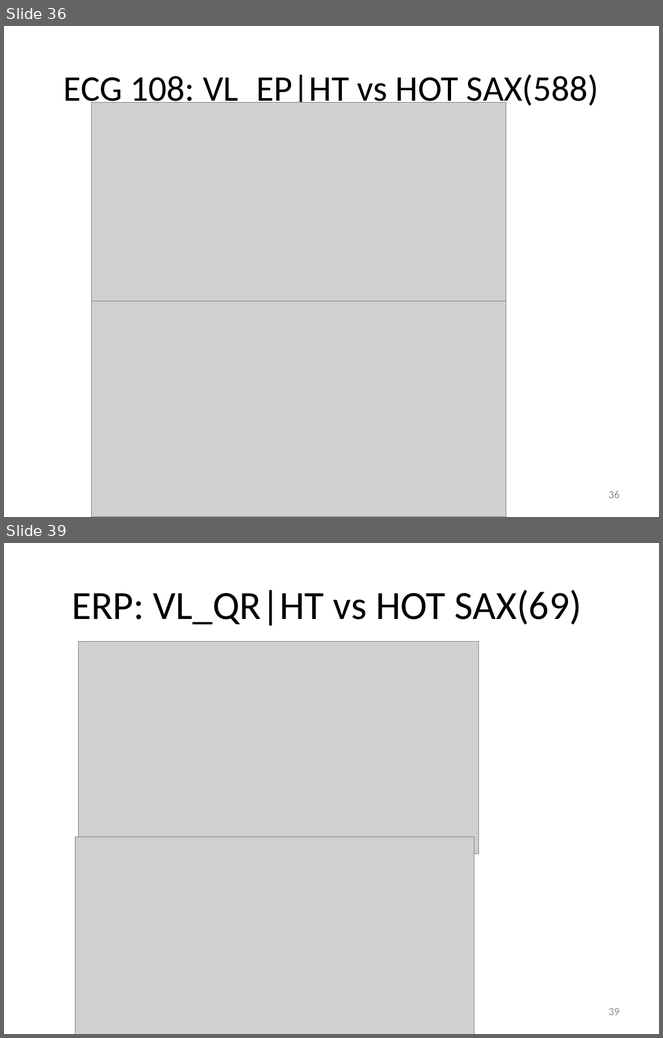
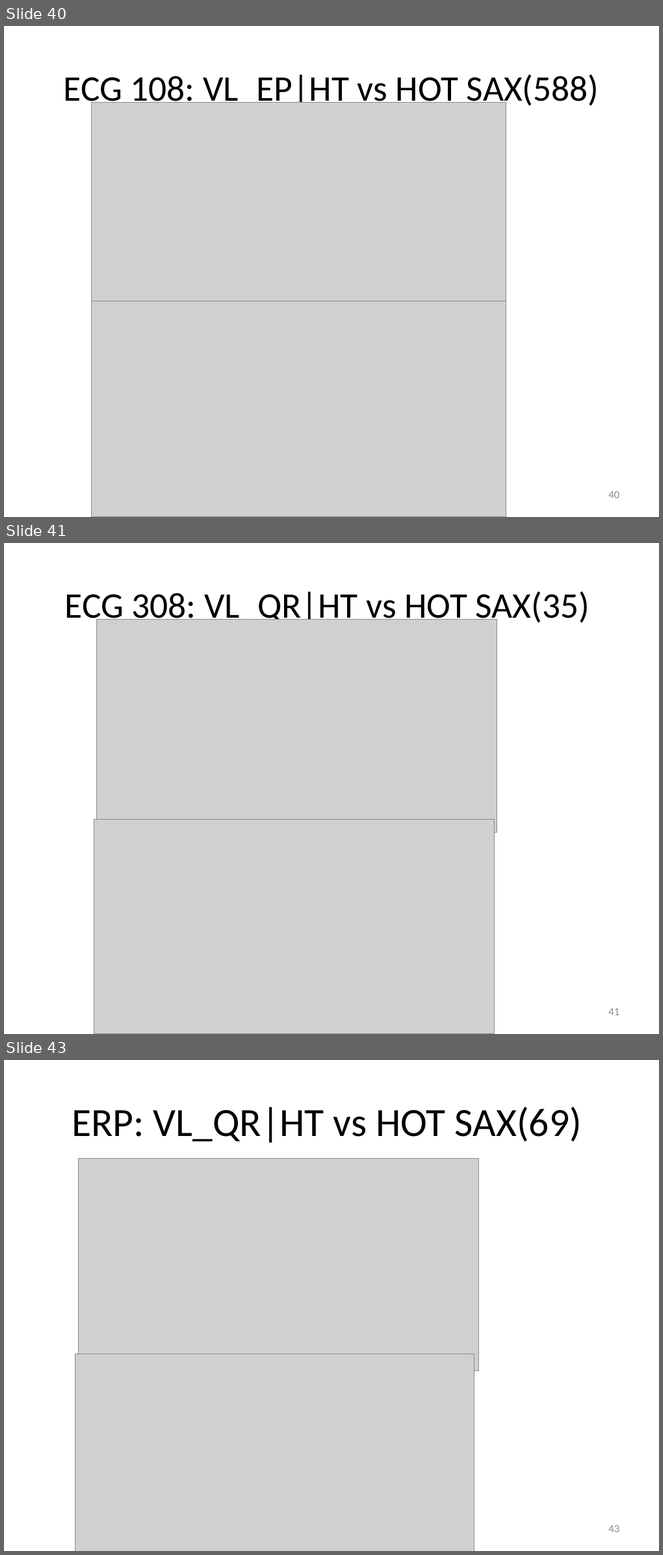
Before and after one commit to vyngo/caohoc-project-name, a slide deck: Report/pre.pptx. Shown one above the other, each under a label of ours: slides 36 and 39 before the commit, slides 40, 41 and 43 after it; the slides between them are not shown. The pictures are 663x1038 and 663x1555 pixels, drawn with LibreOffice and Linux fonts; fonts in the diff are those of the drawing; grey boxes stand for pictures. Boxes give left, top, right and bottom in pixels: in the first picture for what was removed or moved away, otherwise in the second. Text is boxed around its words. In the diff, an @@ line names an element or a change of style, - is before the commit and + after.

```diff
--- a/Report/pre.pptx
+++ b/Report/pre.pptx
@@ slide 41 added at (x1=4, y1=543, x2=659, y2=1034), background #FFFFFF @@
@@ title added at (x1=65, y1=591, x2=590, y2=627), 39.6 pt, text #000000 @@
+ECG 308: VL_QR|HT vs HOT SAX(35)
@@ picture added at (x1=97, y1=620, x2=497, y2=833) @@
@@ picture added at (x1=94, y1=819, x2=494, y2=1034) @@
@@ page number added at (x1=608, y1=1008, x2=620, y2=1016), 12 pt, text #8C8C8C @@
+41
@@ what was slide 36 is now slide 40 @@
@@ page number at (x1=608, y1=491, x2=620, y2=499): text changed @@
-36
+40
@@ what was slide 39 is now slide 43 @@
@@ page number at (x1=608, y1=1525, x2=620, y2=1533): text changed @@
-39
+43
```
Also in this commit, not shown: 3 slides changed, 7 other slides added.
